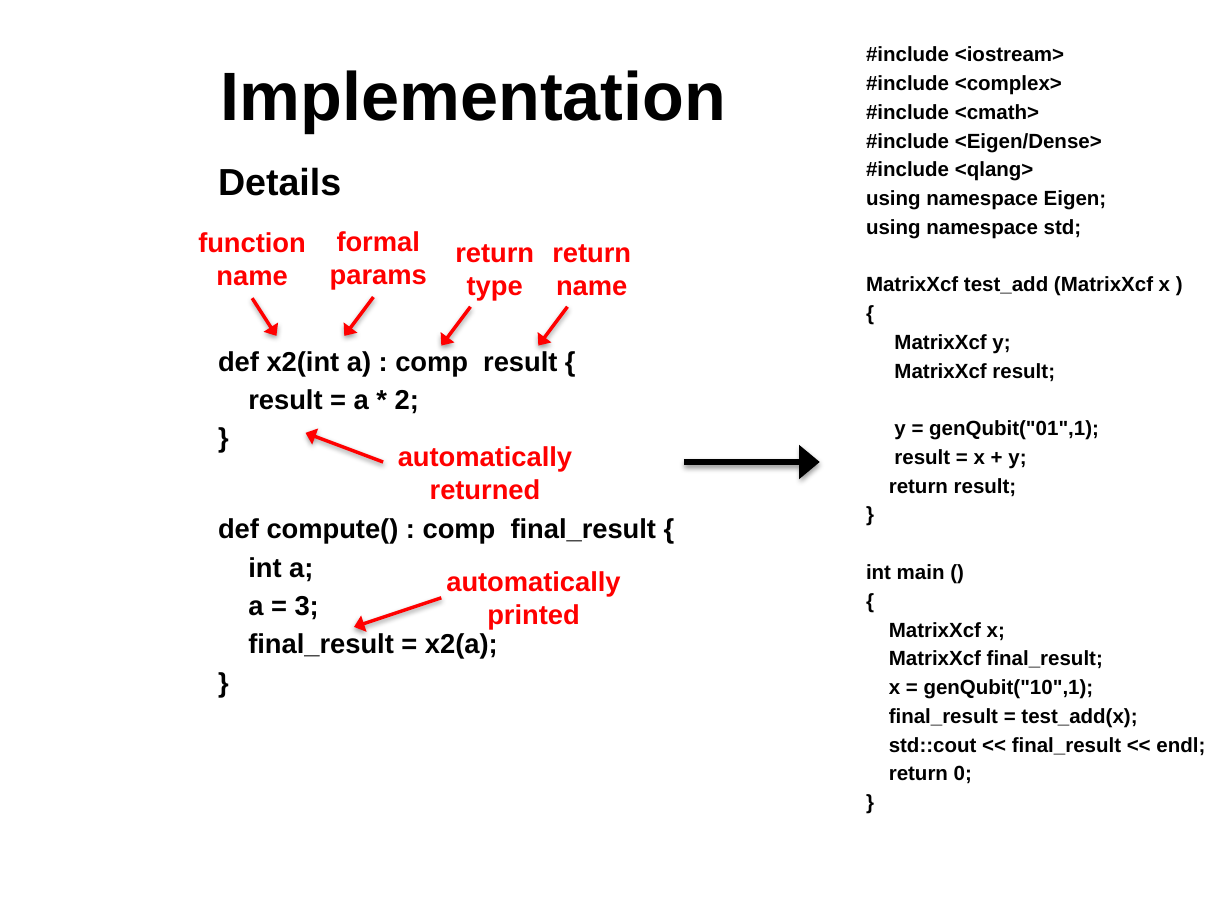
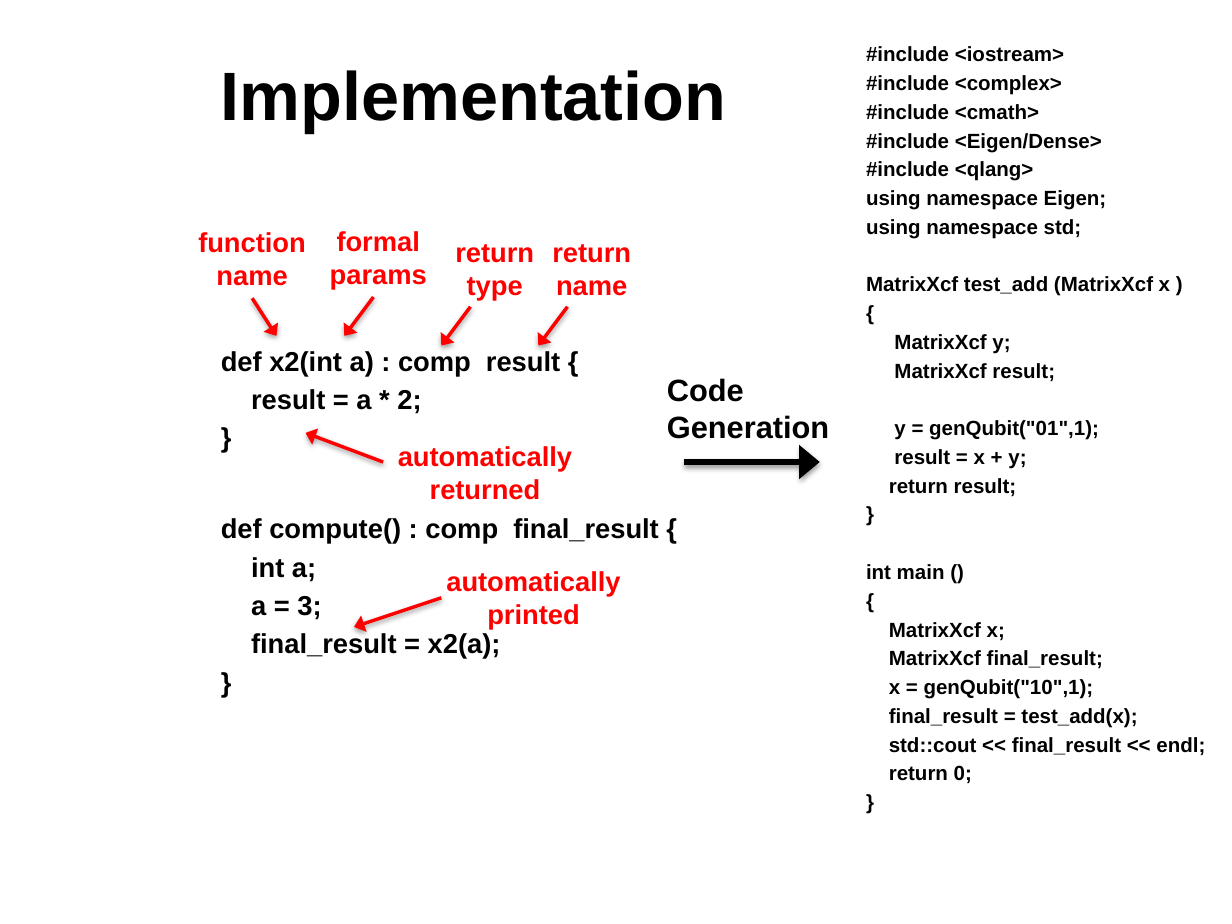
Before and after one commit to sdk21/PLT, a slide deck: slide 14 of Demo/Qlang.pptx (slide 13 before the commit). Drawn at 1232x924 pixels with LibreOffice and Linux fonts; fonts in the diff are those of the drawing; background and template pictures are left out. Boxes give left, top, right and bottom in pixels: in the first picture for what was removed or moved away, otherwise in the second. Text is boxed around its words. In the diff, an @@ line names an element or a change of style, - is before the commit and + after.

```diff
--- a/Demo/Qlang.pptx
+++ b/Demo/Qlang.pptx
@@ text at [218,167,341,196]: paragraph removed @@
-Details
@@ text added at [667,378,829,439], 18 pt, text #000000, bold @@
+Code Generation
```
Also in this commit, not shown: 6 other slides changed, 3 slides added, 3 slides removed.
